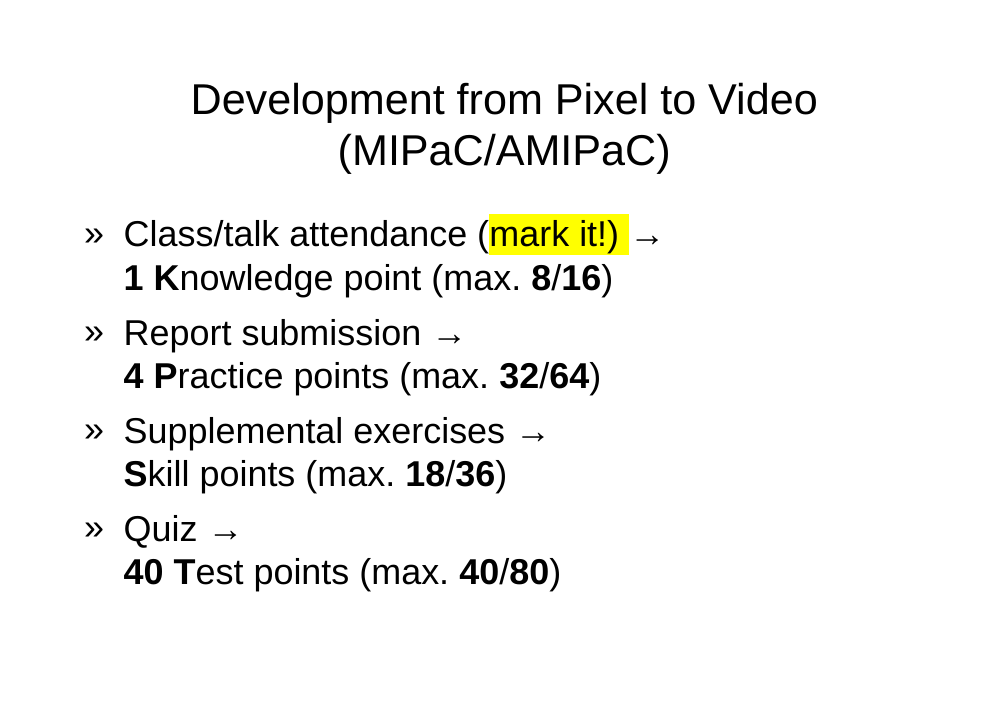
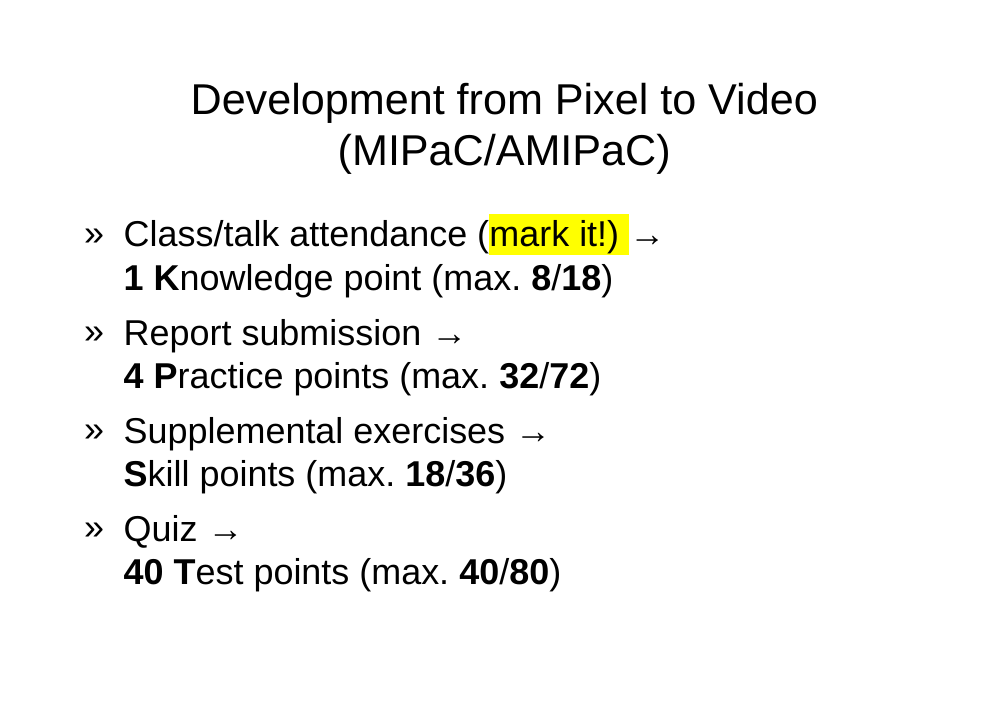
Before and after one commit to miklesz/AMIPaC, a slide deck: slide 13 of (A)MIPaC Introduction.pptx. Drawn at 1008x713 pixels with LibreOffice and Linux fonts; fonts in the diff are those of the drawing; background and template pictures are left out. Boxes give left, top, right and bottom in pixels: in the first picture for what was removed or moved away, otherwise in the second. Text is boxed around its words. In the diff, an @@ line names an element or a change of style, - is before the commit and + after.

```diff
--- a/(A)MIPaC Introduction.pptx
+++ b/(A)MIPaC Introduction.pptx
@@ text at (124,218,619,395): text changed @@
-» Class/talk attendance (mark it!) →
-  1 Knowledge point (max. 8/16)
-» Report submission →
-  4 Practice points (max. 32/64)
+» Class/talk attendance (mark it!) →
+  1 Knowledge point (max. 8/18)
+» Report submission →
+  4 Practice points (max. 32/72)
```
Also in this commit, not shown: 2 other slides changed, 1 other file.
